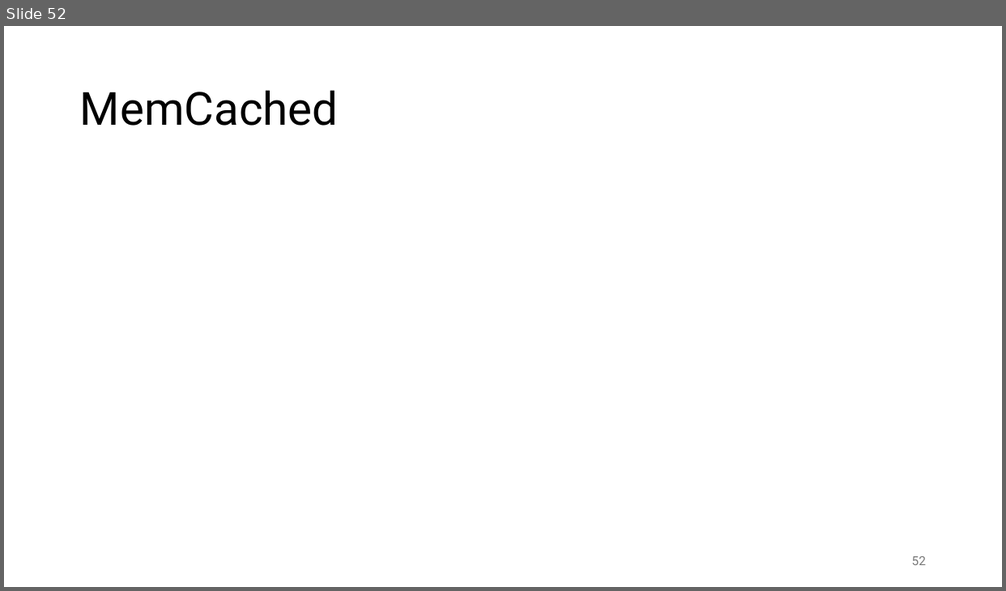
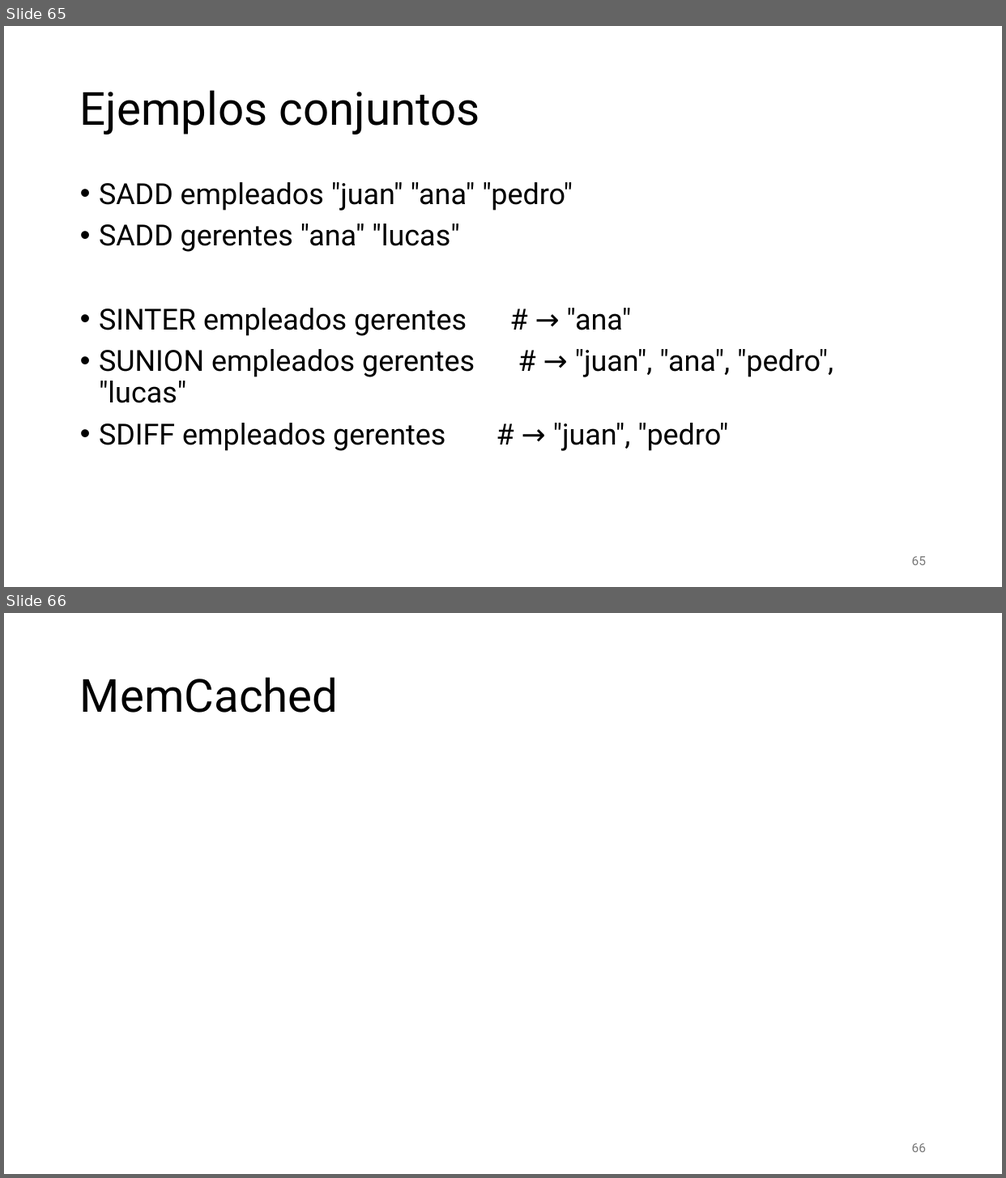
Before and after one commit to aldebarran22/CURSO_CPP_SERVICIOS_30H, a slide deck: doc/4_Gestion_estado_persistencia.pptx. Shown one above the other, each under a label of ours: slide 52 before the commit, slides 65 and 66 after it. The pictures are 1006x591 and 1006x1178 pixels, drawn with LibreOffice and Linux fonts; fonts in the diff are those of the drawing. Boxes give left, top, right and bottom in pixels: in the first picture for what was removed or moved away, otherwise in the second. Text is boxed around its words. In the diff, an @@ line names an element or a change of style, - is before the commit and + after.

```diff
--- a/doc/4_Gestion_estado_persistencia.pptx
+++ b/doc/4_Gestion_estado_persistencia.pptx
@@ slide 65 added at [4,26,1002,587], background #FFFFFF @@
@@ title added at [80,90,480,135], 44 pt, text #000000 @@
+Ejemplos conjuntos
@@ text added at [99,182,833,451], 28 pt, text #000000 @@
+• SADD empleados "juan" "ana" "pedro"
+• SADD gerentes "ana" "lucas"
+• SINTER empleados gerentes # → "ana"
+• SUNION empleados gerentes # → "juan", "ana", "pedro", "lucas"
+• SDIFF empleados gerentes # → "juan", "pedro"
@@ page number added at [912,557,926,565], 12 pt, text #797979 @@
+65
@@ what was slide 52 is now slide 66 @@
@@ page number at [912,1144,926,1152]: text changed @@
-52
+66
```
Also in this commit, not shown: 1 slide changed, 14 other slides added, 1 slide removed, 21 other files.
